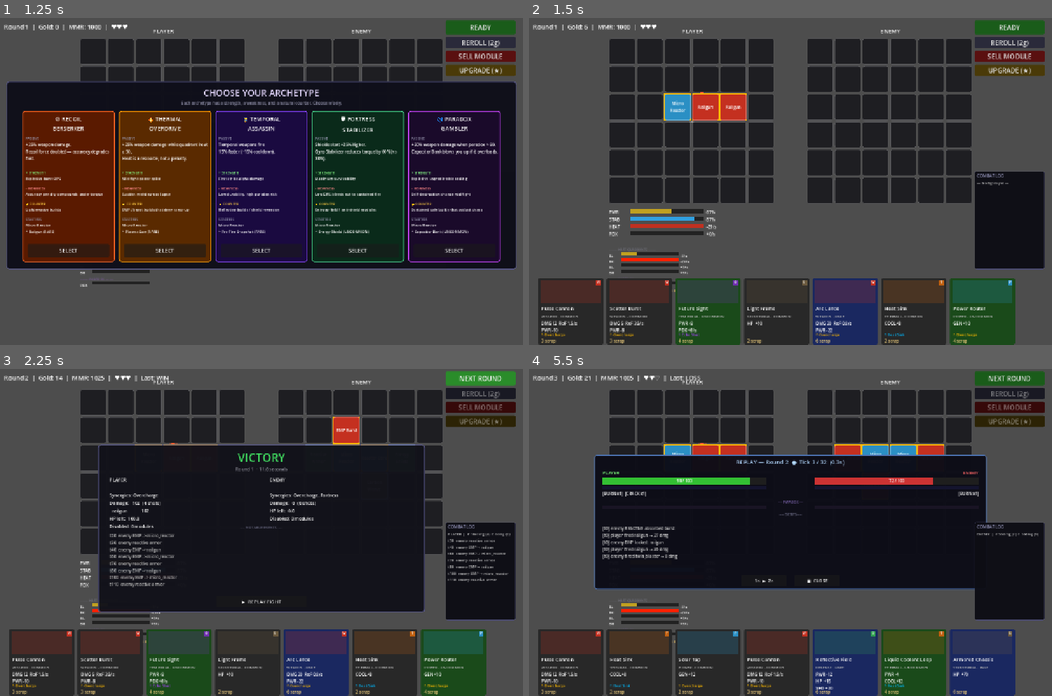
Above: before the commit, frames 1-4 (two rows, left to right).
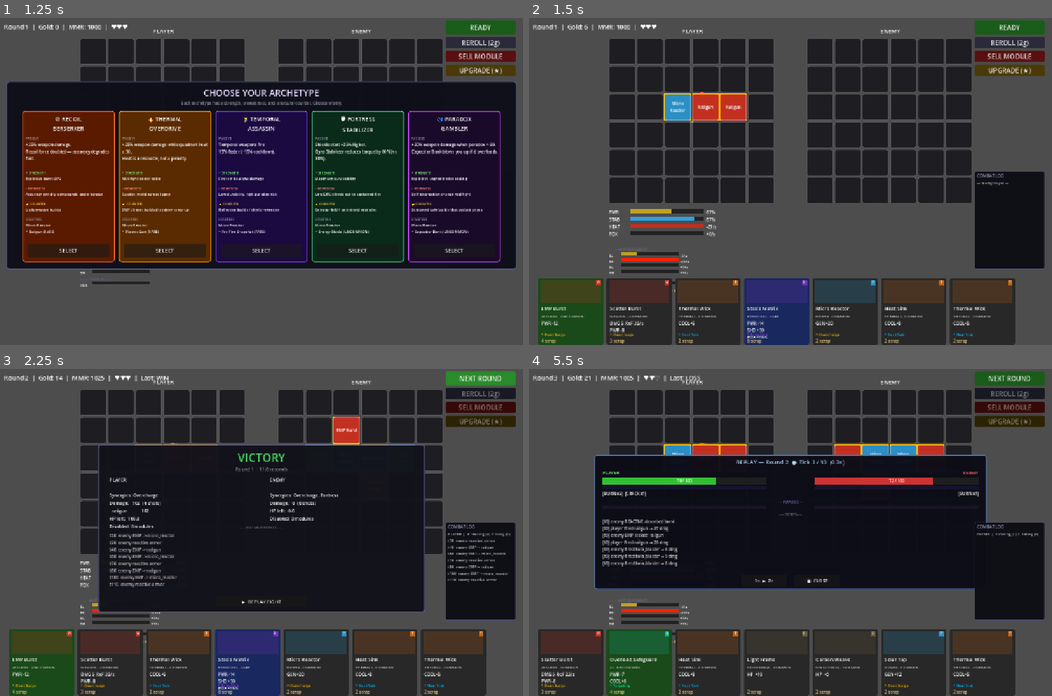
Above: after the commit, the same moments.

Repository: bbayram-l/ChroneForge-Arena
Game: Godot game, scene res://scenes/MainMenu.tscn
Two runs of this game, one before a commit and one after it. Both use one fixed random seed, a clock stepped at 60 frames per second and the inputs below.
Inputs:
- Up to frame 1 (1.25 s): click "PLAY" at 0.5 s
- Up to frame 2 (1.5 s): click "SELECT" at 1.25 s
- Up to frame 3 (2.25 s): click "READY" at 2 s
- Up to frame 4 (5.5 s): click "▶ REPLAY FIGHT" at 2.75 s; click "NEXT ROUND" at 3.5 s; click "READY" at 4.25 s; click "▶ REPLAY FIGHT" at 5 s

Frame 1 is identical in both runs. In frame 2, 12% of the frame differs, in the area x 1-93%, y 79-100%; in frame 3, 12%; in frame 4, 12%, in the area x 2-95%, y 27-100%.

Commit message:
Add MCP config block

Diff:
--- a/scripts/combat/CombatEngine.gd
+++ b/scripts/combat/CombatEngine.gd
@@ -41,7 +41,7 @@
 var event_log:  Array[Dictionary] = []
 var rng:        RandomNumberGenerator
 
-# Weapon cooldown trackers: module.id → remaining seconds
+# Weapon cooldown trackers: module instance key → remaining seconds
 var _p_cooldowns: Dictionary = {}
 var _e_cooldowns: Dictionary = {}
 
@@ -49,7 +49,7 @@
 var _p_burst_ready: Dictionary = {}
 var _e_burst_ready: Dictionary = {}
 
-# EMP lock timers: module.id → remaining lock seconds
+# EMP lock timers: module instance key → remaining lock seconds
 var _p_emp_locks: Dictionary = {}
 var _e_emp_locks: Dictionary = {}
 
@@ -363,29 +363,30 @@
 
 func _release_emp_locks(grid: MechGrid, locks: Dictionary) -> void:
 	var expired: Array = []
-	for mod_id in locks.keys():
-		if locks[mod_id] <= 0.0:
-			expired.append(mod_id)
-	for mod_id in expired:
-		var mod := _find_module(grid, mod_id)
+	for lock_key in locks.keys():
+		if locks[lock_key] <= 0.0:
+			expired.append(lock_key)
+	for lock_key in expired:
+		var mod := _find_module_by_key(grid, int(lock_key))
 		if mod != null:
 			mod.disabled = false
-			_log("emp_unlock", grid == player_grid, {"module": mod_id})
-		locks.erase(mod_id)
+			_log("emp_unlock", grid == player_grid, {"module": mod.id})
+		locks.erase(lock_key)
 
 # ── Weapon firing ──────────────────────────────────────────────────────────
 
 func _fire_weapon(weapon: Module, is_player: bool) -> void:
 	var wid := weapon.id
+	var wkey := _module_key(weapon)
 
 	# Init cooldown slot
-	if not _p_cooldowns.has(wid) and is_player:
-		_p_cooldowns[wid] = 0.0
-	if not _e_cooldowns.has(wid) and not is_player:
-		_e_cooldowns[wid] = 0.0
+	if not _p_cooldowns.has(wkey) and is_player:
+		_p_cooldowns[wkey] = 0.0
+	if not _e_cooldowns.has(wkey) and not is_player:
+		_e_cooldowns[wkey] = 0.0
 
 	var cds := _p_cooldowns if is_player else _e_cooldowns
-	if cds[wid] > 0.0:
+	if cds[wkey] > 0.0:
 		return
 
 	var grid      := player_grid if is_player else enemy_grid
@@ -401,7 +402,7 @@
 
 	# EMP lock check
 	var emp_locks := _p_emp_locks if is_player else _e_emp_locks
-	if emp_locks.get(wid, 0.0) > 0.0:
+	if emp_locks.get(wkey, 0.0) > 0.0:
 		return
 
 	# Build modifiers — per-cell efficiency applies the adjacency bonus
@@ -472,10 +473,10 @@
 
 	# Reset cooldown
 	var base_cd := 1.0 / weapon.fire_rate if weapon.fire_rate > 0.0 else 9999.0
-	cds[wid] = base_cd * (2.0 if burst else 1.0)
-	# TEMPORAL_ASSASSIN: temporal weapons fire 15% faster
-	if is_player and GameState.archetype == "TEMPORAL_ASSASSIN" and weapon.category == Module.Category.TEMPORAL:
-		cds[wid] *= 0.85
+	cds[wkey] = base_cd * (2.0 if burst else 1.0)
+	# TEMPORAL_ASSASSIN: weapons with paradox output fire 15% faster.
+	if is_player and GameState.archetype == "TEMPORAL_ASSASSIN" and weapon.paradox_rate > 0.0:
+		cds[wkey] *= 0.85
 
 	# emp_burst special: lock one random opponent module for 3 s, deal no direct damage
 	if wid == "emp_burst":
@@ -483,11 +484,11 @@
 		var opp_locks := _e_emp_locks if is_player else _p_emp_locks
 		var candidates: Array[Module] = []
 		for mod in opp_grid.get_all_modules():
-			if not mod.disabled and opp_locks.get(mod.id, 0.0) <= 0.0:
+			if not mod.disabled and opp_locks.get(_module_key(mod), 0.0) <= 0.0:
 				candidates.append(mod)
 		if not candidates.is_empty():
 			var target: Module = candidates[rng.randi() % candidates.size()]
-			opp_locks[target.id] = 3.0
+			opp_locks[_module_key(target)] = 3.0
 			target.disabled = true
 			_log("emp_lock", is_player, {"module": target.id})
 		return
@@ -630,11 +631,11 @@
 	var opp_locks := _e_emp_locks if is_player else _p_emp_locks
 	var candidates: Array[Module] = []
 	for m: Module in opp_grid.get_all_modules():
-		if not m.disabled and opp_locks.get(m.id, 0.0) <= 0.0:
+		if not m.disabled and opp_locks.get(_module_key(m), 0.0) <= 0.0:
 			candidates.append(m)
 	if not candidates.is_empty():
 		var target: Module = candidates[rng.randi() % candidates.size()]
-		opp_locks[target.id] = 3.0
+		opp_locks[_module_key(target)] = 3.0
 		target.disabled = true
 		_log("emp_lock", is_player, {"module": target.id})
 
@@ -687,9 +688,12 @@
 			return true
 	return false
 
-static func _find_module(grid: MechGrid, module_id: String) -> Module:
+static func _module_key(mod: Module) -> int:
+	return int(mod.get_instance_id())
+
+static func _find_module_by_key(grid: MechGrid, module_key: int) -> Module:
 	for mod in grid.get_all_modules():
-		if mod.id == module_id:
+		if _module_key(mod) == module_key:
 			return mod
 	return null
 
--- a/scripts/grid/MechGrid.gd
+++ b/scripts/grid/MechGrid.gd
@@ -100,30 +100,43 @@
 
 func serialize() -> Dictionary:
 	var placed: Array = []
+	var seen: Dictionary = {}
 	for y in range(GRID_HEIGHT):
 		for x in range(GRID_WIDTH):
 			var cell: GridCell = cells[y][x]
 			if not cell.is_empty():
-				var already_logged := false
-				for entry in placed:
-					if entry.module_id == cell.module.id and entry.pos == [x, y]:
-						already_logged = true
-						break
-				if not already_logged:
-					placed.append({"pos": [x, y], "module_id": cell.module.id, "star_level": cell.module.star_level})
+				var key := cell.module.get_instance_id()
+				if seen.has(key):
+					continue
+				seen[key] = true
+				placed.append({
+					"pos": [x, y],
+					"module_id": cell.module.id,
+					"star_level": cell.module.star_level,
+				})
 	return {"owner": owner_id, "cells": placed}
 
 static func deserialize(data: Dictionary) -> MechGrid:
 	var grid := MechGrid.new(data.get("owner", ""))
-	for entry in data.get("cells", []):
-		var pos := Vector2i(entry.pos[0], entry.pos[1])
-		var mod: Module = ModuleRegistry.get_module(entry.module_id)
-		if mod != null:
-			grid.place_module(pos, mod)
-			# Restore star upgrades (place_module already duplicated the module)
-			var star: int = entry.get("star_level", 1)
-			var cell := grid.get_cell(pos)
-			if cell != null:
-				for _i in range(star - 1):
-					cell.module.upgrade()
+	for raw_entry in data.get("cells", []):
+		if not (raw_entry is Dictionary):
+			continue
+		var entry: Dictionary = raw_entry
+		var raw_pos: Array = entry.get("pos", [])
+		if raw_pos.size() < 2:
+			continue
+		var pos := Vector2i(int(raw_pos[0]), int(raw_pos[1]))
+		var module_id := String(entry.get("module_id", ""))
+		var mod: Module = ModuleRegistry.get_module(module_id)
+		if mod == null:
+			continue
+		if not grid.place_module(pos, mod):
+			continue
+		# Restore star upgrades (place_module already duplicated the module).
+		var star: int = clampi(int(entry.get("star_level", 1)), 1, Module.MAX_STARS)
+		var cell := grid.get_cell(pos)
+		if cell == null or cell.is_empty():
+			continue
+		for _i in range(star - 1):
+			cell.module.upgrade()
 	return grid
--- a/scripts/ui/Main.gd
+++ b/scripts/ui/Main.gd
@@ -56,16 +56,26 @@
 var _replay_speed_fast:     bool       = false
 var _replay_states:         Dictionary = {}   # tick(int) → state dict
 var _replay_events_by_tick: Dictionary = {}   # tick(int) → Array[Dictionary]
+var _run_seed:              int        = 0
+var _run_rng:               RandomNumberGenerator = RandomNumberGenerator.new()
 
 # ── Lifecycle ──────────────────────────────────────────────────────────────
 
 func _ready() -> void:
 	player_grid = MechGrid.new("player")
 	enemy_grid  = MechGrid.new("enemy")
-	shop        = ShopSystem.new(ModuleRegistry.all_modules, randi())
+	_run_seed = _new_run_seed(17)
+	_run_rng.seed = _run_seed
+	shop = ShopSystem.new(ModuleRegistry.all_modules, int(_run_rng.randi()))
 
 	_setup_ui()
 	_archetype_panel.visible = true
+
+func _new_run_seed(salt: int = 0) -> int:
+	var unix_sec: int = int(Time.get_unix_time_from_system())
+	var tick_ms: int = int(Time.get_ticks_msec())
+	var rng_seed: int = absi(hash("%d:%d:%d:%d" % [unix_sec, tick_ms, GameState.mmr, salt]))
+	return maxi(1, rng_seed)
 
 func _setup_ui() -> void:
 	_canvas = CanvasLayer.new()
@@ -1006,7 +1016,9 @@
 	enemy_grid  = MechGrid.new("enemy")
 	player_grid_view.refresh(player_grid)
 	enemy_grid_view.refresh(enemy_grid)
-	shop = ShopSystem.new(ModuleRegistry.all_modules, randi())
+	_run_seed = _new_run_seed(hash(archetype))
+	_run_rng.seed = _run_seed
+	shop = ShopSystem.new(ModuleRegistry.all_modules, int(_run_rng.randi()))
 
 	GameState.start_run()
 	GameLogger.log_run_start(archetype)
@@ -1110,7 +1122,10 @@
 
 	# Ghost ladder: 30% chance to face a previously saved opponent build
 	var ghost := _try_load_ghost(GameState.current_round)
-	if ghost != null and GameState.current_round >= 5 and randi() % 100 < 30:
+	var ghost_roll_rng := RandomNumberGenerator.new()
+	var ghost_rng_seed: int = combat_seed ^ _run_seed ^ 1013904242
+	ghost_roll_rng.seed = ghost_rng_seed
+	if ghost != null and GameState.current_round >= 5 and ghost_roll_rng.randi() % 100 < 30:
 		enemy_grid = ghost
 		print("[PvP] Using ghost grid for round %d" % GameState.current_round)
 	else:
